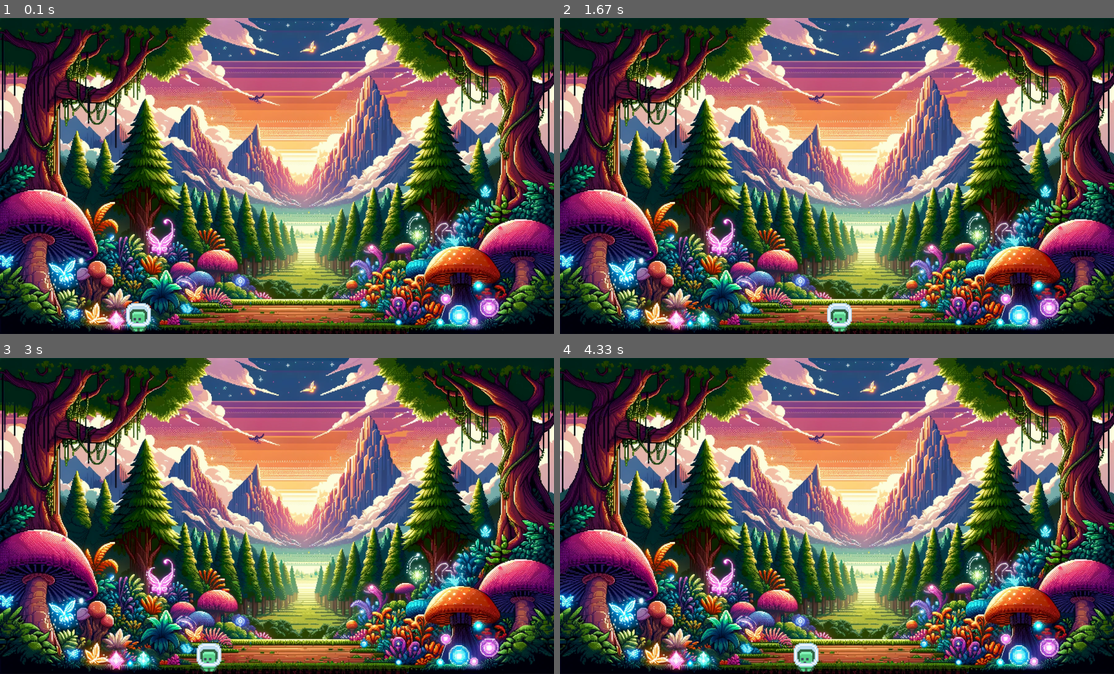
Above: before the commit, frames 1-4 (two rows, left to right).
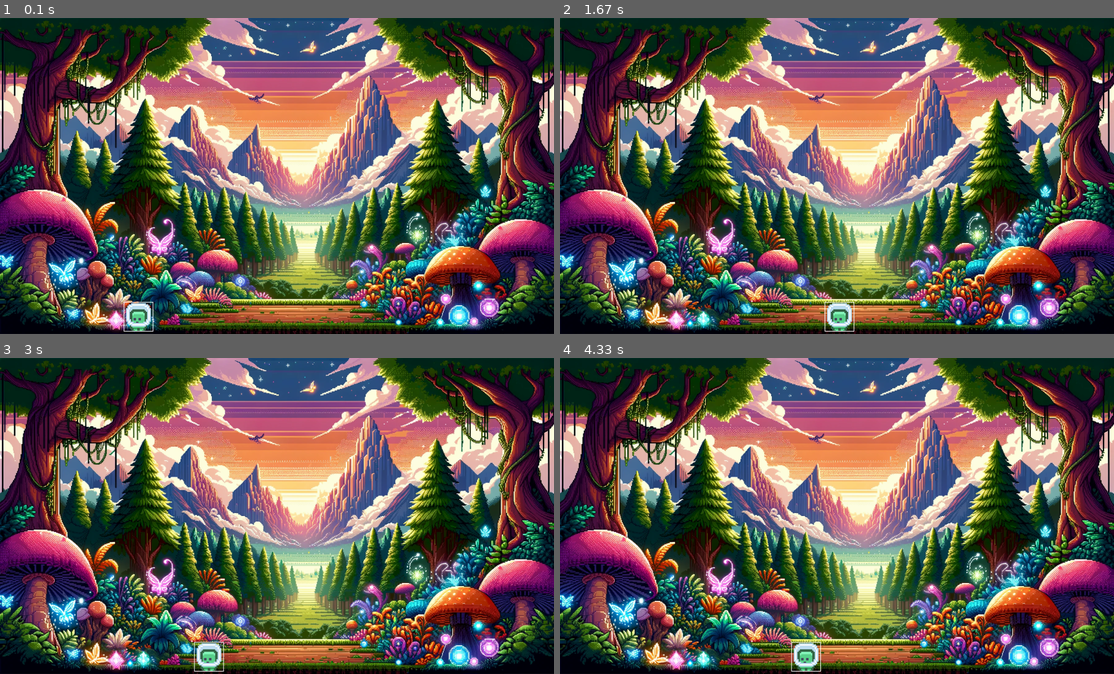
Above: after the commit, the same moments.

Repository: SaucisseRoyale/GTECH1-MINI-STUDIO-Groupe-2
Game: pygame game, started from test.py
The game is run twice, just before and just after one commit, with the same random seed, the same clock (stepped at 60 frames per second) and the same inputs.
Inputs:
- Up to frame 1 (0.1 s): no input
- Up to frame 2 (1.67 s): hold Space 0.33-0.8 s; hold Right 0.33-0.8 s; hold Right 0.83-1.3 s; hold Right from 1.33 s (still down)
- Up to frame 3 (3 s): release Right at 1.8 s; hold Left 1.83-2.37 s; hold Left 2.4-2.8 s; hold Right from 2.83 s (still down)
- Up to frame 4 (4.33 s): release Right at 3.47 s; hold Left 3.5-3.97 s; hold Right from 4 s (still down)

The runs differ from the first frame. In frame 1, less than 0.1% of the frame differs, in the area x 22-28%, y 89-100%; in frame 2, less than 0.1%; in frame 3, less than 0.1%, in the area x 35-41%, y 89-100%; in frame 4, less than 0.1%.

Commit message:
World Update

Diff:
--- /dev/null
+++ b/World.py
@@ -0,0 +1,117 @@
+import pygame
+from pygame.locals import *
+
+pygame.init()
+
+screen_width = 1000
+screen_height = 700
+tile_size = 50
+move_speed = 1
+
+screen = pygame.display.set_mode((screen_width, screen_height))
+pygame.display.set_caption('Platformer')
+
+bg_img = pygame.image.load("sky-blue-color-solid-background-1920x1080.png").convert()
+
+class World:
+    def __init__(self, data):
+        self.tile_list = []
+        dirt_img = pygame.image.load("dirt.png").convert_alpha()
+        grass_img = pygame.image.load("grass.png").convert_alpha()
+
+        row_count = 0
+        for row in data:
+            col_count = 0
+            for tile in row:
+                if tile == 1:
+                    img = pygame.transform.scale(dirt_img, (tile_size, tile_size))
+                    img_rect = img.get_rect()
+                    img_rect.x = col_count * tile_size
+                    img_rect.y = row_count * tile_size
+                    self.tile_list.append((img, img_rect))
+                elif tile == 2:
+                    img = pygame.transform.scale(grass_img, (tile_size, tile_size))
+                    img_rect = img.get_rect()
+                    img_rect.x = col_count * tile_size
+                    img_rect.y = row_count * tile_size
+                    self.tile_list.append((img, img_rect))
+                col_count += 1
+            row_count += 1
+
+    def draw(self):
+        for tile in self.tile_list:
+            screen.blit(tile[0], tile[1])
+
+class Player:
+    def __init__(self, x, y):
+        img = pygame.image.load("tile_0000.png").convert_alpha()
+        self.image = pygame.transform.scale(img, (56, 56))
+        self.rect = self.image.get_rect()
+        self.rect.x = x
+        self.rect.y = y
+        self.vel_y = 0
+        self.jumped = False
+
+    def update(self):
+        dx = 0
+        dy = 0
+
+        key = pygame.key.get_pressed()
+        if key[pygame.K_SPACE] and self.jumped == False:
+            self.vel_y = -15
+            self.jumped = True
+        if key[pygame.K_SPACE] == False:
+            self.jumped = False
+        if key[pygame.K_LEFT]:
+            dx -= move_speed
+        if key[pygame.K_RIGHT]:
+            dx += move_speed
+
+        self.vel_y += 1
+        if self.vel_y > 10:
+            self.vel_y = 10
+        dy += self.vel_y
+
+
+        self.rect.x += dx
+        self.rect.y += dy
+        if self.rect.bottom > screen_height:
+            self.rect.bottom = screen_height
+            dy = 0
+        screen.blit(self.image, self.rect)
+
+world_data = [
+[0, 0, 0, 0, 0, 0, 0, 0, 0, 0, 0, 0, 0, 0, 0, 0, 0, 0, 0, 0],
+[0, 0, 0, 0, 0, 0, 0, 0, 0, 0, 0, 0, 0, 0, 0, 0, 0, 0, 0, 0],
+[0, 0, 0, 0, 0, 0, 0, 0, 0, 0, 0, 0, 0, 0, 0, 0, 0, 0, 0, 0],
+[0, 0, 0, 0, 0, 0, 0, 0, 0, 0, 0, 0, 0, 0, 0, 0, 0, 0, 2, 2],
+[0, 0, 0, 0, 0, 0, 0, 0, 0, 0, 0, 0, 0, 2, 2, 2, 0, 0, 1, 1],
+[0, 0, 0, 0, 0, 0, 0, 0, 0, 0, 0, 2, 2, 1, 1, 1, 0, 0, 1, 1],
+[0, 0, 0, 0, 0, 0, 0, 2, 2, 2, 2, 1, 1, 1, 1, 1, 1, 1, 1, 1],
+[0, 0, 0, 0, 0, 0, 2, 1, 1, 1, 1, 1, 1, 1, 1, 1, 1, 1, 1, 1],
+[0, 0, 0, 0, 0, 2, 1, 1, 1, 1, 1, 1, 1, 1, 1, 1, 1, 1, 1, 1],
+[0, 0, 0, 0, 2, 1, 1, 1, 1, 1, 1, 1, 1, 1, 1, 1, 1, 1, 1, 1],
+[0, 0, 0, 2, 1, 1, 1, 1, 1, 1, 1, 1, 1, 1, 1, 1, 1, 1, 1, 1],
+[0, 0, 2, 1, 1, 1, 1, 1, 1, 1, 1, 1, 1, 1, 1, 1, 1, 1, 1, 1],
+[0, 2, 1, 1, 1, 1, 1, 1, 1, 1, 1, 1, 1, 1, 1, 1, 1, 1, 1, 1],
+[2, 1, 1, 1, 1, 1, 1, 1, 1, 1, 1, 1, 1, 1, 1, 1, 1, 1, 1, 1],
+[1, 1, 1, 1, 1, 1, 1, 1, 1, 1, 1, 1, 1, 1, 1, 1, 1, 1, 1, 1]
+]
+
+world = World(world_data)
+player = Player(100, screen_height - 130)
+
+run = True
+while run:
+    screen.blit(bg_img, (0, 0))
+
+    world.draw()
+    player.update()
+
+    for event in pygame.event.get():
+        if event.type == pygame.QUIT:
+            run = False
+
+    pygame.display.update()
+
+pygame.quit()
--- a/test.py
+++ b/test.py
@@ -17,12 +17,13 @@
 clock = pygame.time.Clock()
 continuer = True
 moveSpeed = 6
-JumpForce = 10
+JumpForce = 15
 Jumping = False
 doubleJump = False
 Y_Velocity = 0
 Y_Gravity = 1
 Ground_Y = rect.y
+
 
 while continuer:
     for event in pygame.event.get():
@@ -55,6 +56,7 @@
 
     screen.blit(background, (0, 0))
     screen.blit(image, rect)
+    pygame.draw.rect(screen, (255, 255, 255), rect, 2)
 
     pygame.display.flip()
 
Binary file added: dirt.png
Binary file added: grass.png
Binary file added: sky-blue-color-solid-background-1920x1080.png
